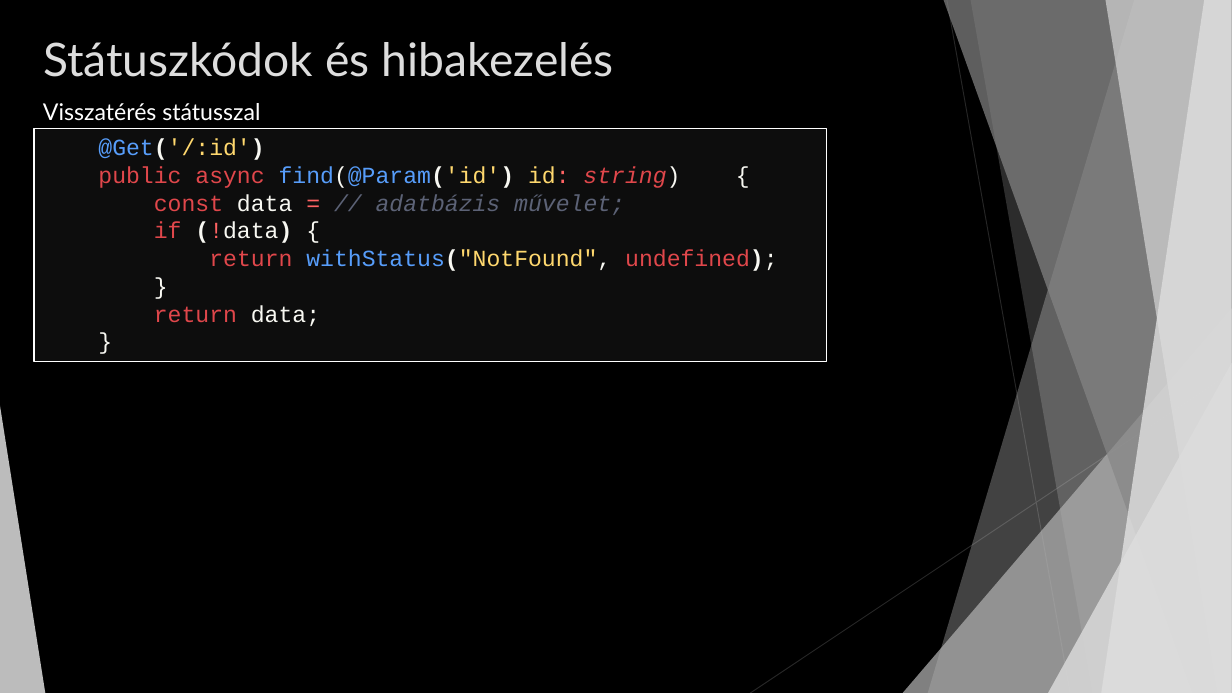
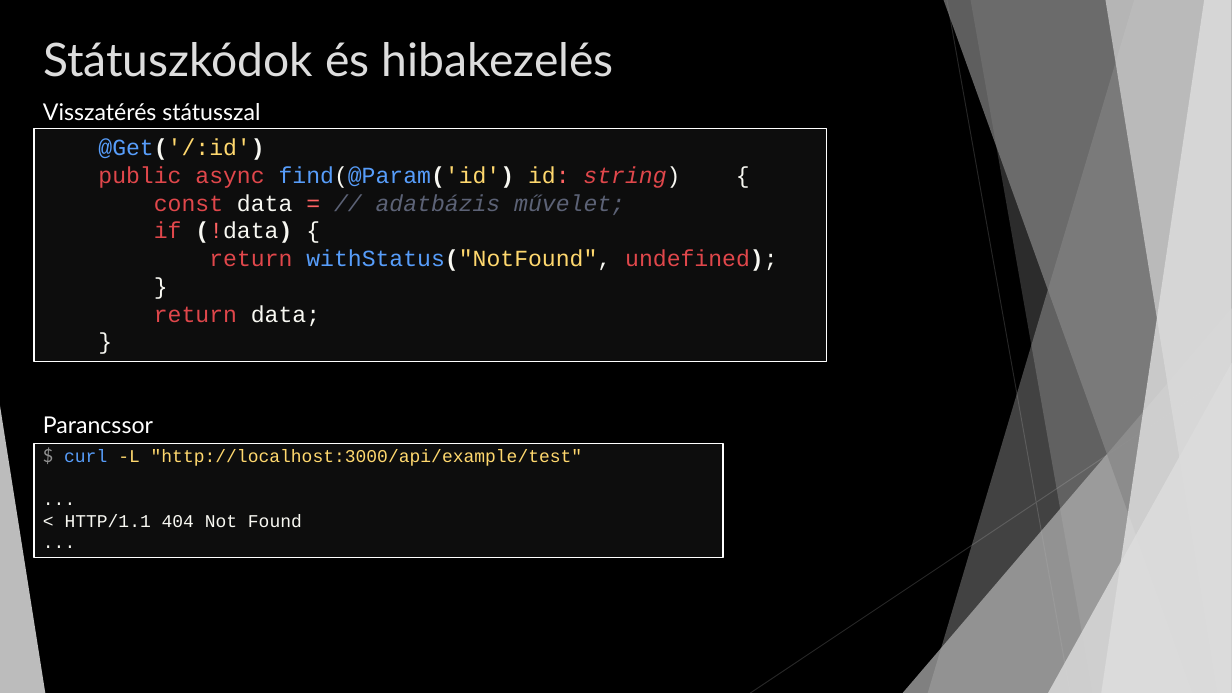
Before and after one commit to niklierik/zv, a slide deck: slide 17 of js_backend_presentation.pptx (slide 18 before the commit). Drawn at 1232x693 pixels with LibreOffice and Linux fonts; fonts in the diff are those of the drawing. Boxes give left, top, right and bottom in pixels: in the first picture for what was removed or moved away, otherwise in the second. Text is boxed around its words. In the diff, an @@ line names an element or a change of style, - is before the commit and + after.

```diff
--- a/js_backend_presentation.pptx
+++ b/js_backend_presentation.pptx
@@ text added at (43,416,153,434), 18 pt, text #FFFFFF @@
+Parancssor
@@ rectangle added at (34,444,724,558), fill #0D0D0D, outline #FFFFFF 1 pt, 14 pt, text #FFD86E @@
+$ curl -L "http://localhost:3000/api/example/test"
+...
+< HTTP/1.1 404 Not Found
+...
```
Also in this commit, not shown: 4 other slides changed, 3 slides added, 1 slide removed.
